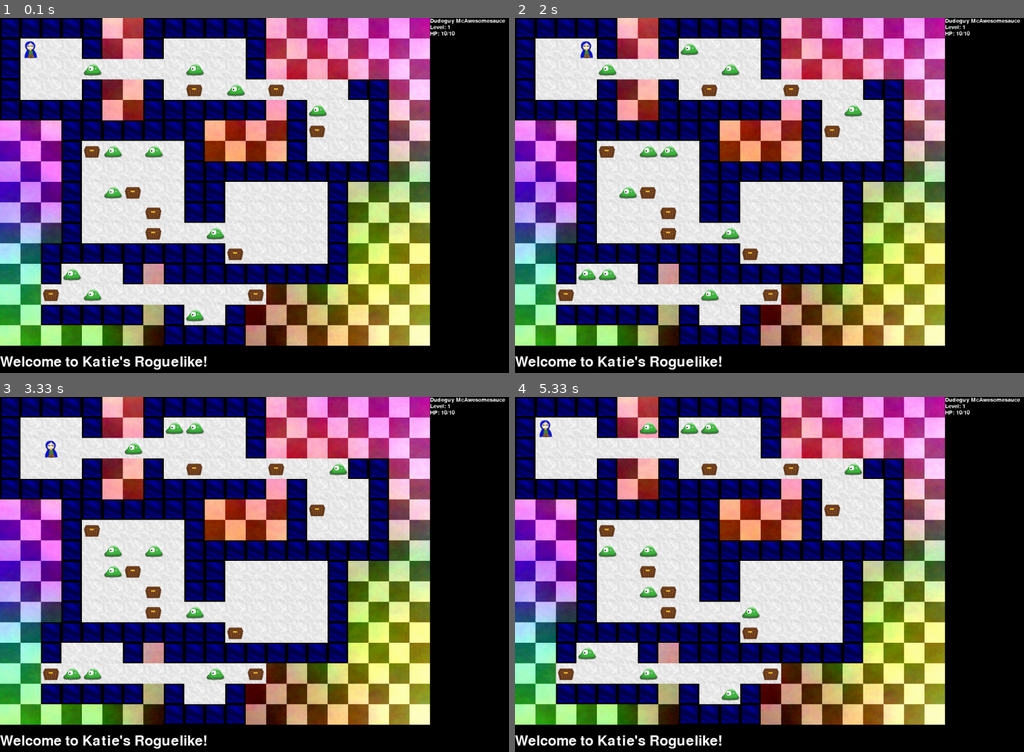
Above: before the commit, frames 1-4 (two rows, left to right).
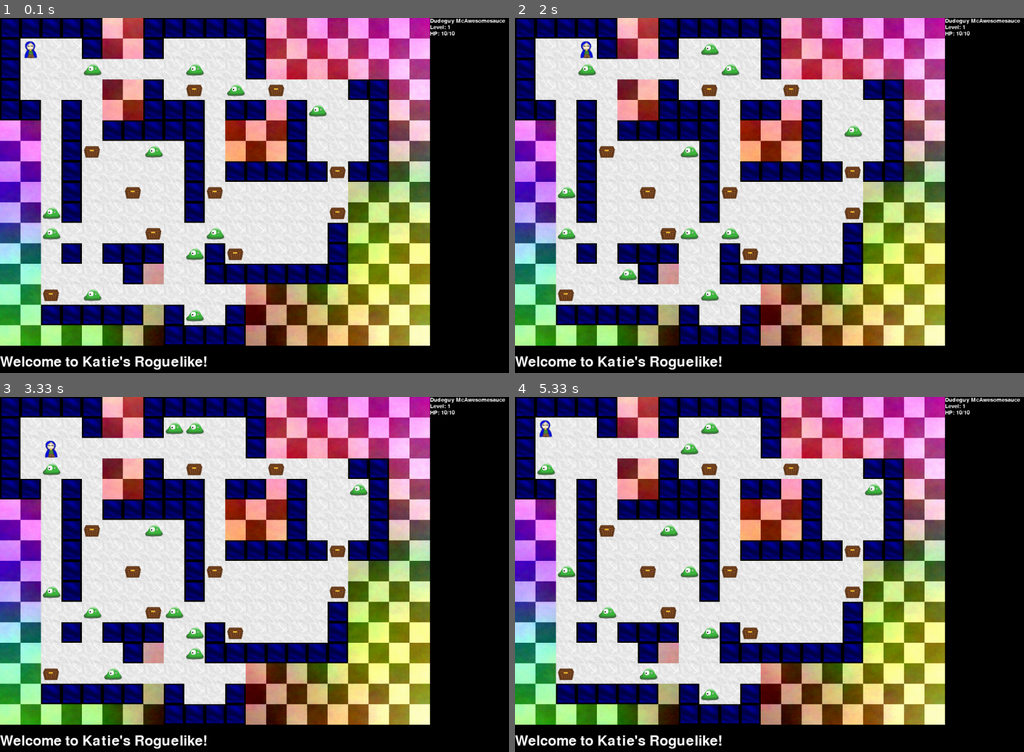
Above: after the commit, the same moments.

Repository: kcunning/Katie-s-Rougish-PyGame
Game: pygame game, started from main.py
Two runs of this game, one before a commit and one after it. Both use one fixed random seed, a clock stepped at 60 frames per second and the inputs below. The source is Python 2; it was converted automatically to run under Python 3.
Inputs:
- Up to frame 1 (0.1 s): no input
- Up to frame 2 (2 s): hold Right 0.33-0.8 s; hold Up 0.83-1.18 s; hold Right 1.22-1.68 s; hold Left from 1.72 s (still down)
- Up to frame 3 (3.33 s): release Left at 2.32 s; hold Down 2.35-3.12 s; hold Left from 3.15 s (still down)
- Up to frame 4 (5.33 s): release Left at 4.03 s; hold Up 4.07-5.03 s; hold Right from 5.07 s (still down)

The runs differ from the first frame. In frame 1, 7.1% of the frame differs, in the area x 7-69%, y 17-81%; in frame 2, 8.0%; in frame 3, 8.1%; in frame 4, 8.2%, in the area x 4-73%, y 7-86%.

Commit message:
hallways need to be reversed. Getting there.

Diff:
--- a/roguey/classes/gamemap.py
+++ b/roguey/classes/gamemap.py
@@ -72,14 +72,28 @@
             try:
                 next = self.roomlist[i+1]
             except:
-                return
+                next = self.roomlist[0]
             print room.door, "->", next.door
-            for x in range(room.door[0], next.door[0]+1):
+            if room.door[0] < next.door[0]:
+                start = room.door[0]
+                end = next.door[0]
+            else:
+                start = next.door[0]
+                end = room.door[0]
+            for x in range(start, end):
                 if self.walls[x][room.door[1]]:
                     self.walls[x][room.door[1]] = 0
                 self.floor[x][room.door[1]] = 1
-            for y in range(room.door[1], next.door[1]+1):
-                print y
+            if room.door[1] < next.door[1]:
+                start = room.door[1]
+                end = next.door[1]
+            else:
+                start = next.door[1]
+                end = room.door[1]
+            for y in range(start, end):
+                if self.walls[room.door[0]][y]:
+                    self.walls[room.door[0]][y] = 0
+                self.floor[room.door[0]][y] = 1
 
     def check_room(self, coord, height, length):
         ''' Are all the spaces in a room free?
